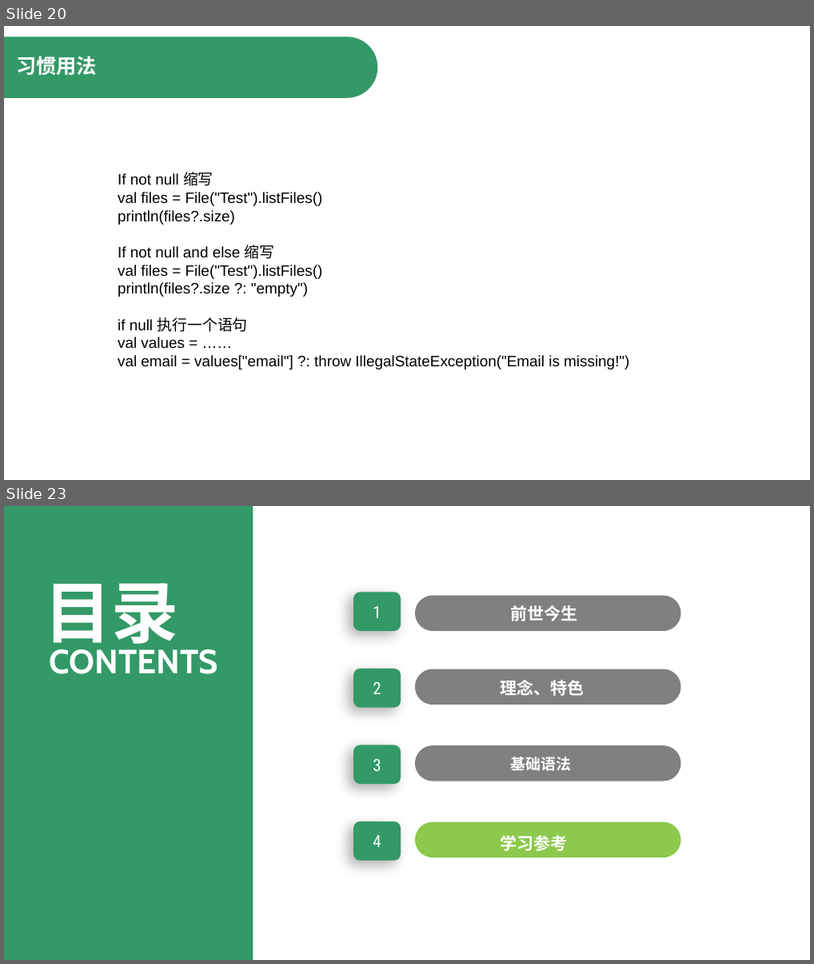
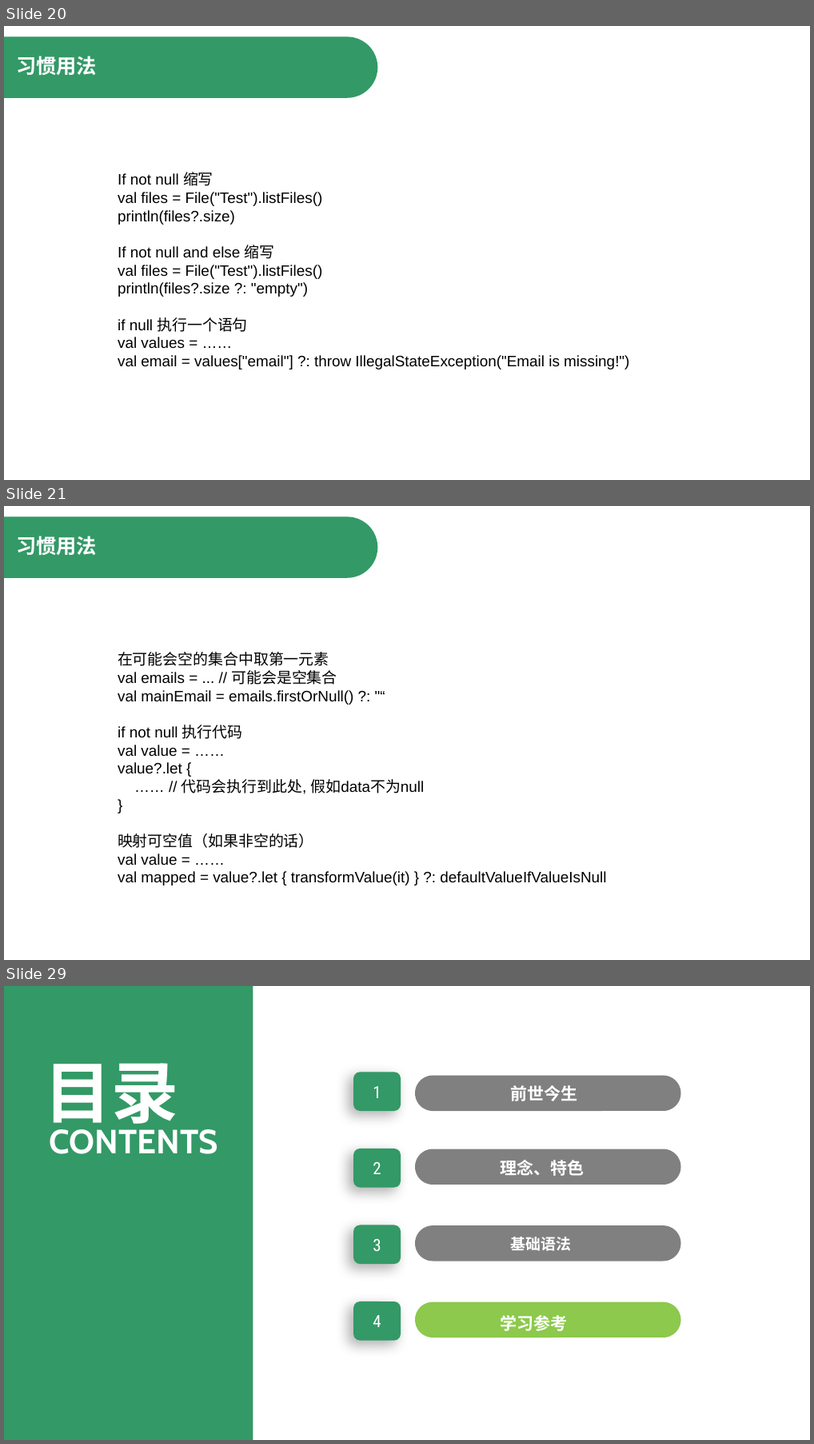
Before and after one commit to JosephLoveWong/UStory, a slide deck: app/Kotlin开发入门_王明明.pptx. Shown one above the other, each under a label of ours: slides 20 and 23 before the commit, slides 20, 21 and 29 after it; the slides between them are not shown. The pictures are 814x964 and 814x1444 pixels, drawn with LibreOffice and Linux fonts; fonts in the diff are those of the drawing. Boxes give left, top, right and bottom in pixels: in the first picture for what was removed or moved away, otherwise in the second. Text is boxed around its words. In the diff, an @@ line names an element or a change of style, - is before the commit and + after.

```diff
--- a/app/Kotlin开发入门_王明明.pptx
+++ b/app/Kotlin开发入门_王明明.pptx
@@ slide 21 added at box(4, 506, 810, 960), background #FFFFFF @@
@@ round same rect added at box(4, 516, 378, 578), fill #339966 @@
@@ text added at box(16, 536, 97, 556), 24 pt, text #FFFFFF, bold @@
+习惯用法
@@ text added at box(118, 652, 606, 885), 18 pt, text #000000 @@
+在可能会空的集合中取第一元素
+val emails = ... // 可能会是空集合
+val mainEmail = emails.firstOrNull() ?: "“
+if not null 执行代码
+val value = ……
+value?.let {
+…… // 代码会执行到此处, 假如data不为null
+}
+映射可空值（如果非空的话）
+val value = ……
+val mapped = value?.let { transformValue(it) } ?: defaultValueIfValueIsNull
@@ what was slide 23 is now slide 29 @@
```
Also in this commit, not shown: 7 other slides added, 2 slides removed, 34 other files.
